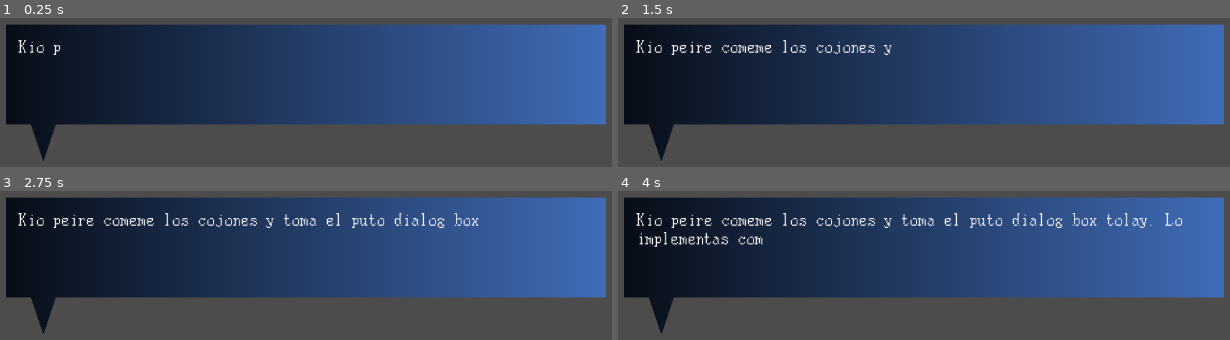
Above: before the commit, frames 1-4 (two rows, left to right).
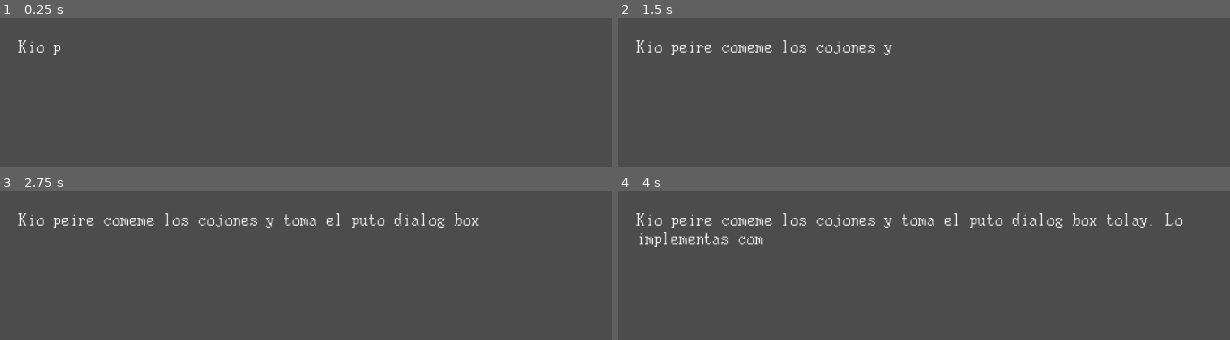
Above: after the commit, the same moments.

Repository: thorlaguna/proyectoGodot
Game: Godot game, scene res://Scenes/dialogBox.tscn
Same seed, same stepped clock (60 frames per second), same inputs: the game is played once before the commit and once after it.
Inputs:
- Up to frame 1 (0.25 s): no input
- Up to frame 2 (1.5 s): tap Enter at 0.5 s; tap Space at 1.25 s
- Up to frame 3 (2.75 s): tap Enter at 2 s
- Up to frame 4 (4 s): tap Space at 2.75 s

The runs differ from the first frame. In frame 1, 66% of the frame differs, in the area x 0-100%, y 4-96%; in frame 2, 66%; in frame 3, 65%; in frame 4, 65%.

Commit message:
he arreglado lo de desaparecer Signed-off-by: Victor Laguna <laguna.bavic18@zaragoza.salesianos.edu>

Diff:
--- a/Scenes/dialogBox.tscn
+++ b/Scenes/dialogBox.tscn
@@ -1,13 +1,7 @@
-[gd_scene load_steps=6 format=2]
+[gd_scene load_steps=4 format=2]
 
 [ext_resource path="res://Fonts/Centurion 8x16 Monospaced.ttf" type="DynamicFontData" id=1]
 [ext_resource path="res://Scripts/dialogBox.gd" type="Script" id=2]
-
-[sub_resource type="Gradient" id=1]
-offsets = PoolRealArray( 0, 0.571429 )
-
-[sub_resource type="GradientTexture" id=2]
-gradient = SubResource( 1 )
 
 [sub_resource type="DynamicFont" id=3]
 size = 18
@@ -22,8 +16,8 @@
 
 [node name="Polygon2D" type="Polygon2D" parent="."]
 position = Vector2( 16, -96 )
-color = Color( 0.337255, 0.568627, 0.964706, 1 )
-texture = SubResource( 2 )
+color = Color( 0.34902, 0.419608, 0.388235, 0 )
+antialiased = true
 polygon = PoolVector2Array( 112, 416, 112, 512, 112, 544, 112, 544, 144, 544, 160, 592, 176, 544, 880, 544, 880, 416 )
 
 [node name="RichTextLabel" type="RichTextLabel" parent="Polygon2D"]
@@ -34,10 +28,14 @@
 custom_fonts/normal_font = SubResource( 3 )
 bbcode_enabled = true
 bbcode_text = "Peire chalaaaaaaaoooo"
-text = "Peire chalaaaaaaaoooo"
 script = ExtResource( 2 )
 
-[node name="Timer" type="Timer" parent="Polygon2D"]
+[node name="Velocidad" type="Timer" parent="Polygon2D"]
 wait_time = 0.05
 autostart = true
-[connection signal="timeout" from="Polygon2D/Timer" to="Polygon2D/RichTextLabel" method="_on_Timer_timeout"]
+
+[node name="Desaparecer" type="Timer" parent="Polygon2D"]
+wait_time = 10.0
+autostart = true
+[connection signal="timeout" from="Polygon2D/Velocidad" to="Polygon2D/RichTextLabel" method="_on_Timer_timeout"]
+[connection signal="timeout" from="Polygon2D/Desaparecer" to="Polygon2D/RichTextLabel" method="_on_Timer2_timeout"]
--- a/Scripts/dialogBox.gd
+++ b/Scripts/dialogBox.gd
@@ -11,3 +11,8 @@
 
 func _on_Timer_timeout():
 	set_visible_characters(get_visible_characters()+1)
+
+
+
+func _on_Timer2_timeout():
+	queue_free()
